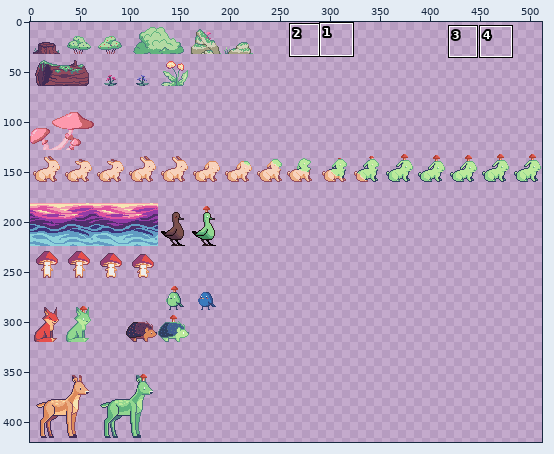
Two states of a sprite sheet, Sprites/props/props.png. Above, an overview of the earlier version with the close-up marked.
Close-up. Earlier state:
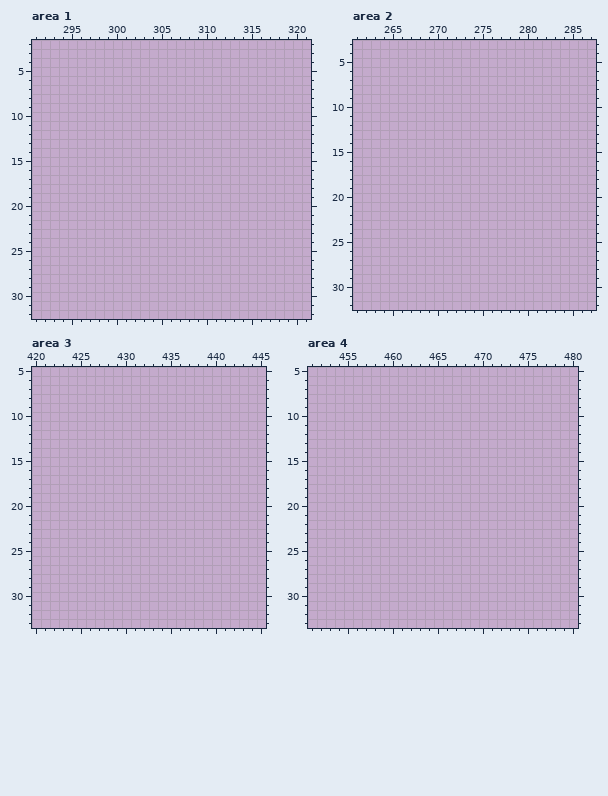
The file is 512x512 pixels. Pixels under 10% opacity are left out. Colours within 5 levels of each other are drawn and written as one. Shown: area 1: x 291..321, y 2..32; area 2: x 261..287, y 3..32; area 3: x 420..445, y 5..33; area 4: x 451..480, y 5..33. The wide view leaves out empty margins. The commit also changed other parts of the picture, which this record leaves out.
The result:
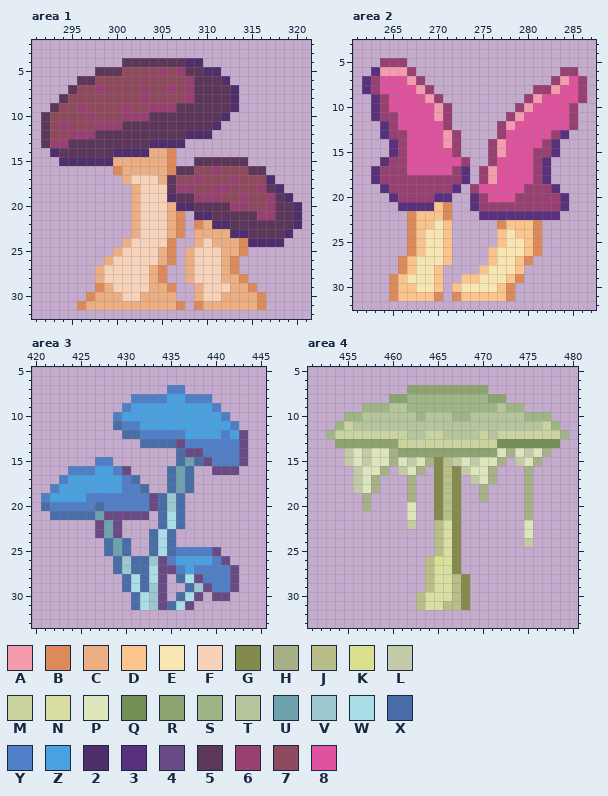
Palette (. is transparent): A #f49cae  B #dd8a5b  C #ecaf83  D #fcc48d  E #f7e5b2  F #f7d2bb  G #848a4c  H #a7b087  J #b9bd8a  K #dae090  L #c2caa7  M #cbd3a0  N #dadea1  P #dce5bc  Q #759056  R #8da471  S #a0b585  T #b5c69f  U #6ea2ac  V #9bc7d0  W #abdde7  X #486da7  Y #517fc7  Z #4aa1e1  2 #4f2e6b  3 #58307b  4 #6a4a84  5 #5d375a  6 #984071  7 #904a5d  8 #df529e
The edit:
Changed rows in their new state; - is an unchanged pixel.
Area 1:
first column x 292:
 4 ---------555555522-----------
 5 ------55577776765522---------
 6 ----55777777777765552--------
 7 ---5776777767767655552-------
 8 --57777777767777655552-------
 9 -577677776776665555552-------
10 577776777666555555552--------
11 57677766655555555552---------
12 5776665555555555222----------
13 5665555555552222-------------
14 -25555552222CCB--------------
15 --222222CCCCCCB--555555------
16 --------BCCCCCB5577677755----
17 ---------CFFFC577677767772---
18 ----------CFFF5667766777652--
19 ----------CFFF25566677677652-
20 ----------CFFFC22555566776552
21 ----------CFFFCB-225555566552
22 ----------CFFFCB-BC2255555552
23 ----------CFFFCB-CCCC2255552-
24 ---------CFFFFB--CFCCCB2222--
25 --------CFFFFCB-CFFFCCB------
26 -------CFFFFFCB-CFFFCB-------
27 ------CFFFFFCB--CFFFCB-------
28 ------CFFFFFCB--CFFFCCB------
29 ------BCFFFFCCB--CFFFCCB-----
30 -----BCCCFFCCCC--CFFCCCCB----
31 ----BCCCCCCCCCCB-BCCCCCCB----
Area 2:
first column x 262:
 5 --666--------------------
 6 -3AAA6----------------66-
 7 36888A6--------------6A86
 8 368888A6-----------66A886
 9 -368888A6---------6A88886
10 -3688888A6-------6A88886-
11 -3668888A6------6A888886-
12 --36888886-----6A8888886-
13 --3668888A6----68888863--
14 ---368888A6---6A888863---
15 ---36888886---6A888663---
16 --3668888886--6888863----
17 -36668888863-6A888863----
18 -36666666663-6A888863----
19 --366666663-6888886663---
20 ---3666633--36888666663--
21 ----3333DB--36666666663--
22 -----BDDDB---333333333---
23 -----BDDED-----BDDDB-----
24 -----BDEED-----DEDDB-----
25 -----BDEED-----DEEDB-----
26 -----BDEED----DEEEDB-----
27 ----BDEEED----DEEDB------
28 ----BDEED----DEEED-------
29 ---BDEEED--DDEEEDB-------
30 ---BDDEED-DEEEEDB--------
31 ---BDDDDB-BDDDDDB--------
Area 3:
first column x 421:
 7 --------------YY-------
 8 ----------YYYYZZYYY----
 9 ---------YZZZZZZZZZY---
10 --------YZZZZZZZZZZZY--
11 --------XYYZZZZZZZZZZY-
12 ---------XXYYYYYZZZZYZ4
13 -----------XXXX4YYYYYY4
14 ---------------X44YYYY4
15 ------YY-------XUX4YYY4
16 ---YYYZZY4----XUX--444-
17 --YZZZZZZYX---XUX------
18 -YZZZZZZZYYX--XUX------
19 YZZZZYYYYYYY4XVX-------
20 XYYYYYXYYYYY4XVX-------
21 -XXXXXU44444-XWX-------
22 ------4U4----XWX-------
23 ------4U4---XWX--------
24 -------XUX--XWX--------
25 -------XUX--XWXYYYY4---
26 --------XVXXV4YZZZZY4--
27 --------XVXXW44YZYYYY4-
28 ---------XWXW4-XW4YYY4-
29 ---------XWXV4--XV4YY4-
30 ----------XWV4-XW4-44--
31 ----------XWV4XW4------
Area 4:
first column x 453:
 7 ---------RRRRRRRRR---------
 8 -------RRSSSSSSSSSRR-------
 9 ----SSSTTSSSSSSSSSSTSS-----
10 --SSTTTTTTSTTTSSTTTTTTSSS--
11 -SMTTTTTTTTTTTTTTTTTTTTTMS-
12 SMMMMMMMMTTMMTTTTMTMMMMMMMS
13 -RRRRRRRMMMMMMMMMMMQQQQQQQ-
14 --LPLPPHRRRRRRRRRRRPHPLPH--
15 --LPLPPHPLPHGJLPLPPH-LPH---
16 ---LPPH-LPH-GJGLPPH---H----
17 ---LPH---H--GJG-LPH---H----
18 ---LPH---H--GJG--H----H----
19 ----H----H--GJG--H----H----
20 ----H----P--GJG-------H----
21 ---------P--GJG-------H----
22 ---------L--JNG-------P----
23 ------------JNG-------P----
24 ------------JNG-------L----
25 ------------JNG------------
26 -----------JKNG------------
27 -----------JNNG------------
28 -----------JNNJG-----------
29 -----------JNNJG-----------
30 ----------JNNNJG-----------
31 ----------JNNJJG-----------
Changed places in both close-ups, as pixel boxes (x1, y1, x2, y2):
added: (41, 58, 302, 310)
added: (362, 58, 587, 301)
added: (41, 385, 248, 610)
added: (326, 385, 569, 610)
